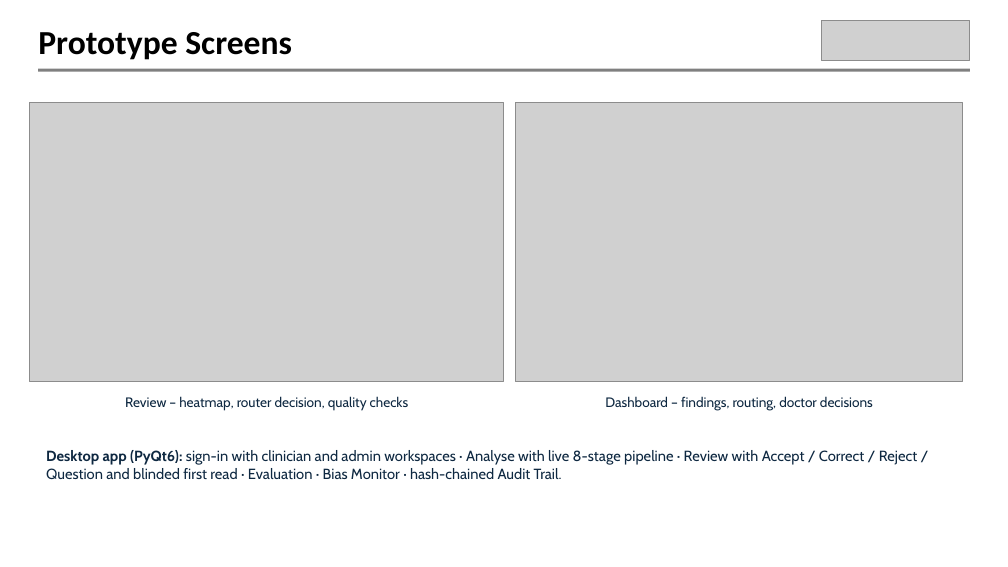
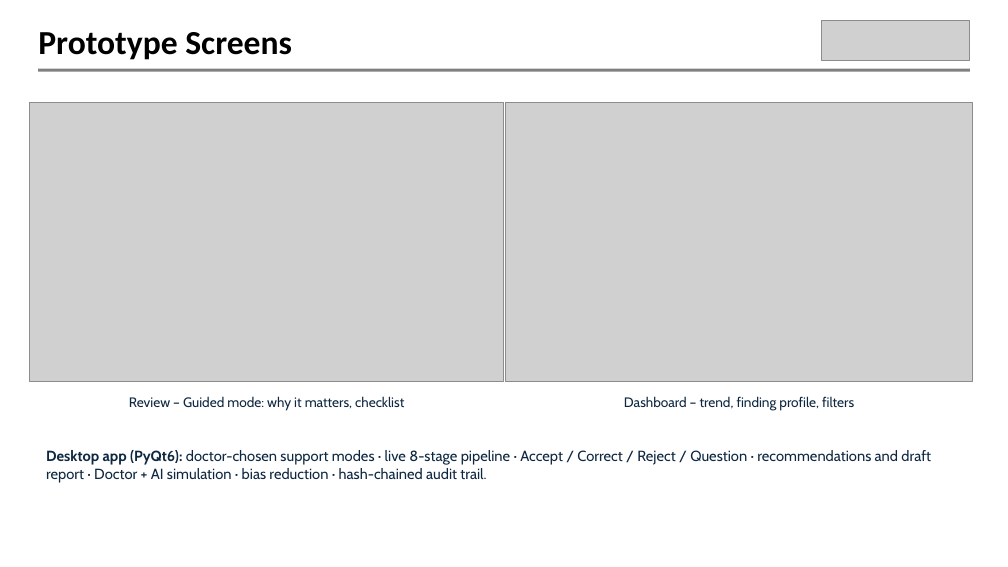
Before and after one commit to tedo001/med-scan, a slide deck: slide 10 of presentation/MEDSCAN_TECHgium_MedTech.pptx (slide 8 before the commit). Drawn at 1008x567 pixels with LibreOffice and Linux fonts; fonts in the diff are those of the drawing; grey boxes stand for pictures; background and template pictures are left out. Boxes give left, top, right and bottom in pixels: in the first picture for what was removed or moved away, otherwise in the second. Text is boxed around its words. In the diff, an @@ line names an element or a change of style, - is before the commit and + after.

```diff
--- a/presentation/MEDSCAN_TECHgium_MedTech.pptx
+++ b/presentation/MEDSCAN_TECHgium_MedTech.pptx
@@ picture: place and size @@
-picture at (516,102,963,382)
+picture at (506,102,973,382)
@@ text at (129,396,404,411): text changed @@
-Review – heatmap, router decision, quality checks
+Review – Guided mode: why it matters, checklist
@@ text at (624,396,854,411): text changed @@
-Dashboard – findings, routing, doctor decisions
+Dashboard – trend, finding profile, filters
@@ text at (46,450,931,483): text changed @@
-Desktop app (PyQt6): sign-in with clinician and admin workspaces · Analyse with live 8-stage pipeline · Review with Accept / Correct / Reject / Question and blinded first read · Evaluation · Bias Monitor · hash-chained Audit Trail.
+Desktop app (PyQt6): doctor-chosen support modes · live 8-stage pipeline · Accept / Correct / Reject / Question · recommendations and draft report · Doctor + AI simulation · bias reduction · hash-chained audit trail.
```
Also in this commit, not shown: 4 other slides changed, 2 slides added, 45 other files.
